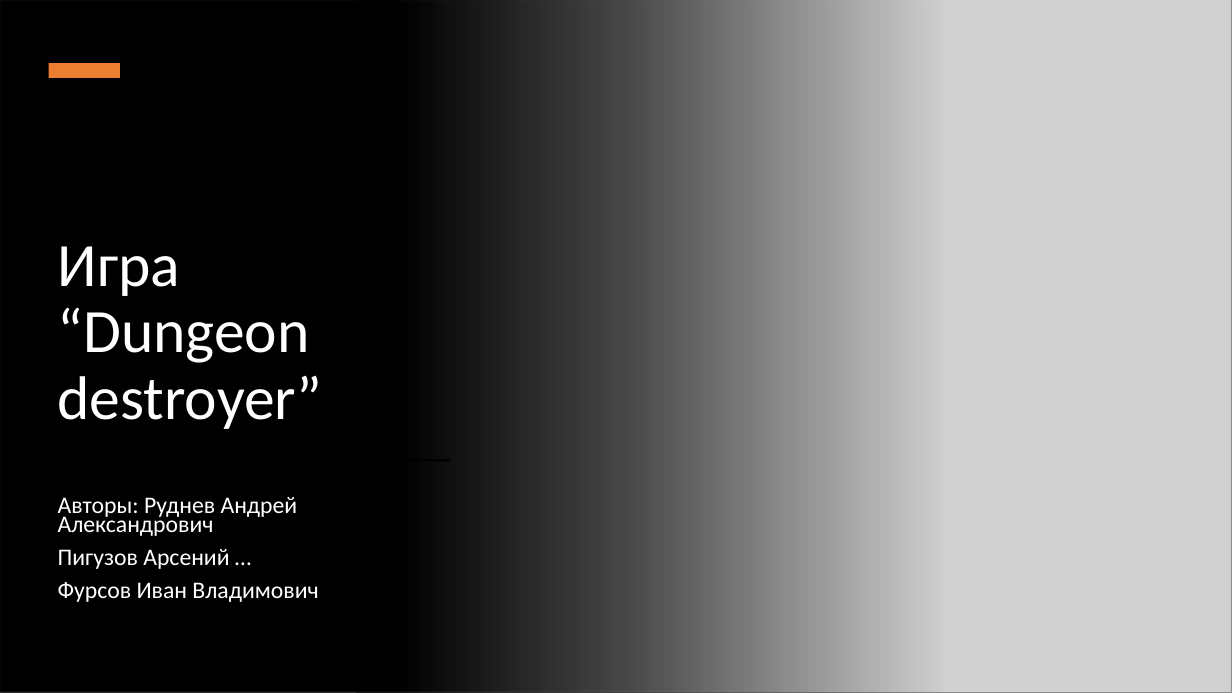
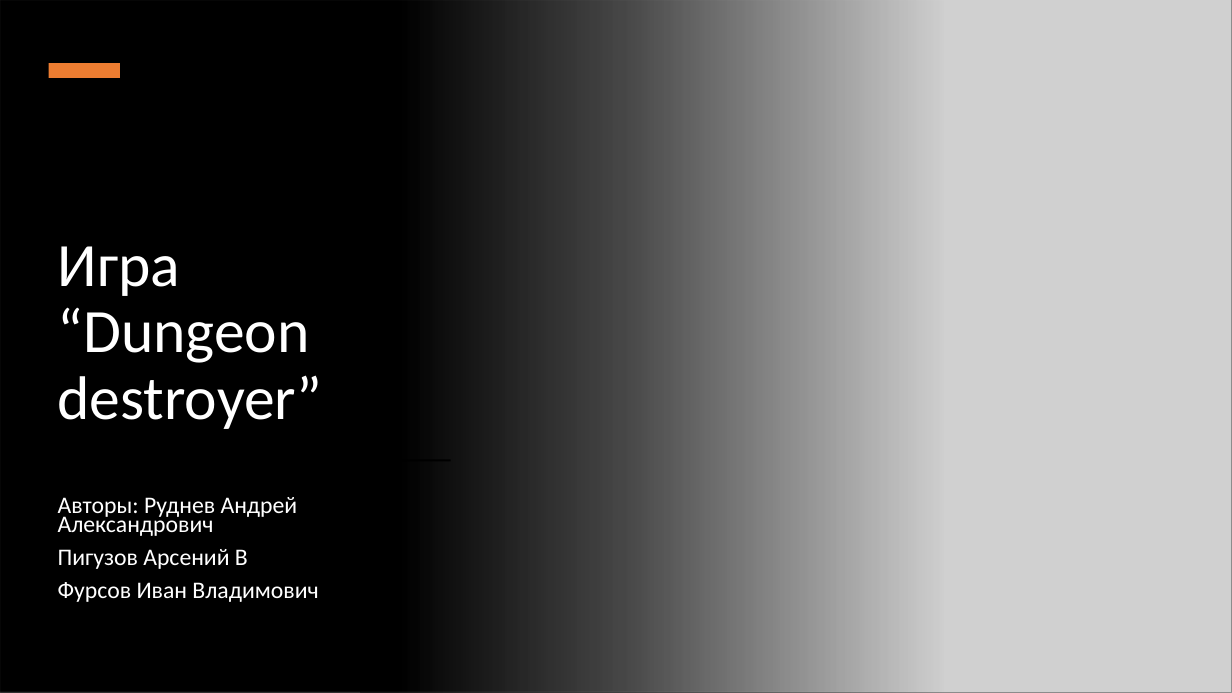
Before and after one commit to Tr1Ton4ik/Dungeon-Destroyer, a slide deck: slide 1 of presentation.pptx. Drawn at 1232x693 pixels with LibreOffice and Linux fonts; fonts in the diff are those of the drawing; grey boxes stand for pictures. Boxes give left, top, right and bottom in pixels: in the first picture for what was removed or moved away, otherwise in the second. Text is boxed around its words. In the diff, an @@ line names an element or a change of style, - is before the commit and + after.

```diff
--- a/presentation.pptx
+++ b/presentation.pptx
@@ subtitle at <box>58,549,248,569</box>: text changed @@
-Пигузов Арсений …
+Пигузов Арсений В
```
Also in this commit, not shown: 1 other file.
